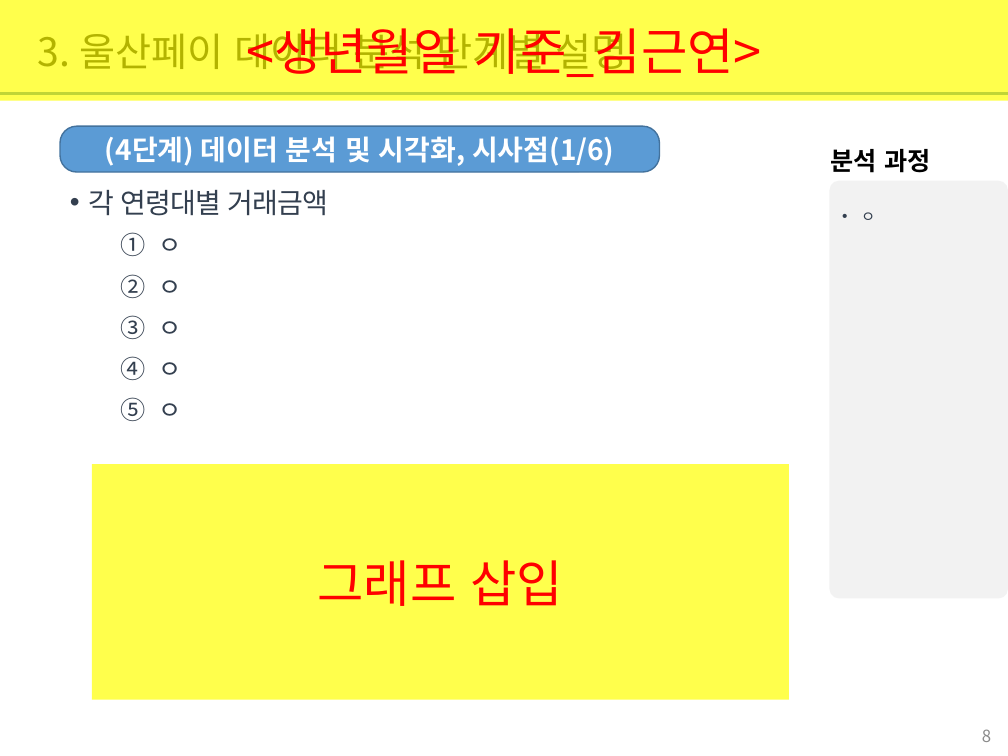
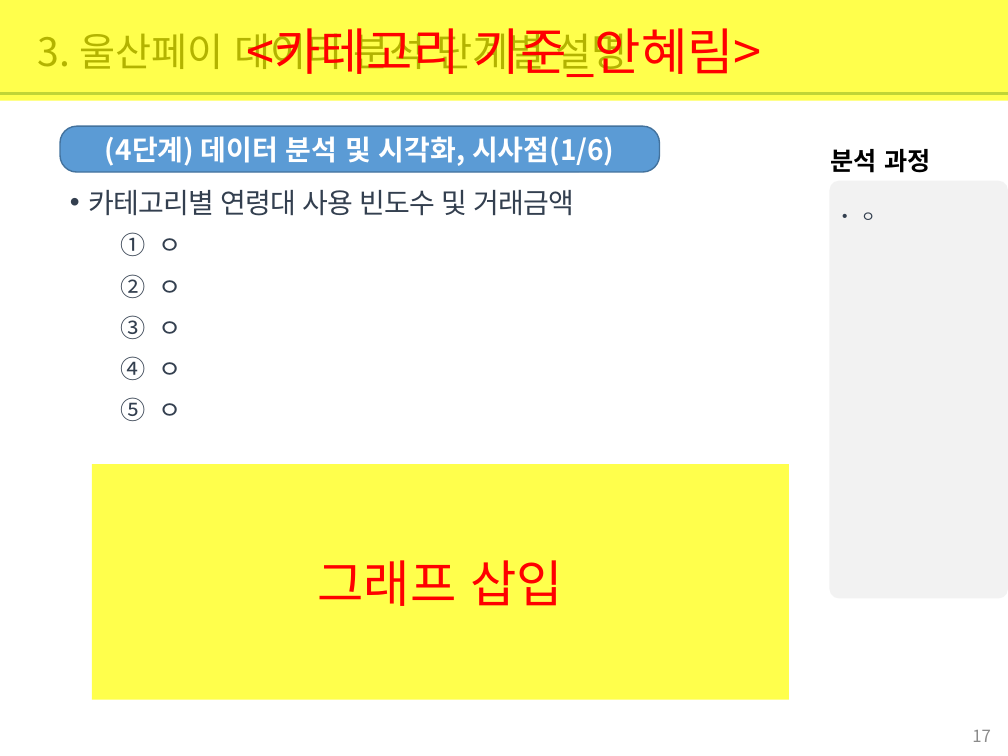
Before and after one commit to jamesjhk/Project_B, a slide deck: slide 17 of 빅데이터 기반 울산페이 사용 분석 보고서_ProjectB.pptx (slide 8 before the commit). Drawn at 1008x756 pixels with LibreOffice and Linux fonts; fonts in the diff are those of the drawing. Boxes give left, top, right and bottom in pixels: in the first picture for what was removed or moved away, otherwise in the second. Text is boxed around its words. In the diff, an @@ line names an element or a change of style, - is before the commit and + after.

Commit message:
연령별 추가ppt

```diff
--- a/빅데이터 기반 울산페이 사용 분석 보고서_ProjectB.pptx
+++ b/빅데이터 기반 울산페이 사용 분석 보고서_ProjectB.pptx
@@ text in rectangle at (246, 28, 762, 77): text changed @@
-<생년월일 기준_김근연>
+<카테고리 기준_안혜림>
@@ text at (89, 190, 575, 216): text changed @@
-• 각 연령대별 거래금액
+• 카테고리별 연령대 사용 빈도수 및 거래금액
@@ page number at (972, 730, 991, 742): text changed @@
-8
+17
```
Also in this commit, not shown: 6 other slides changed, 3 slides added, 2 slides removed.
